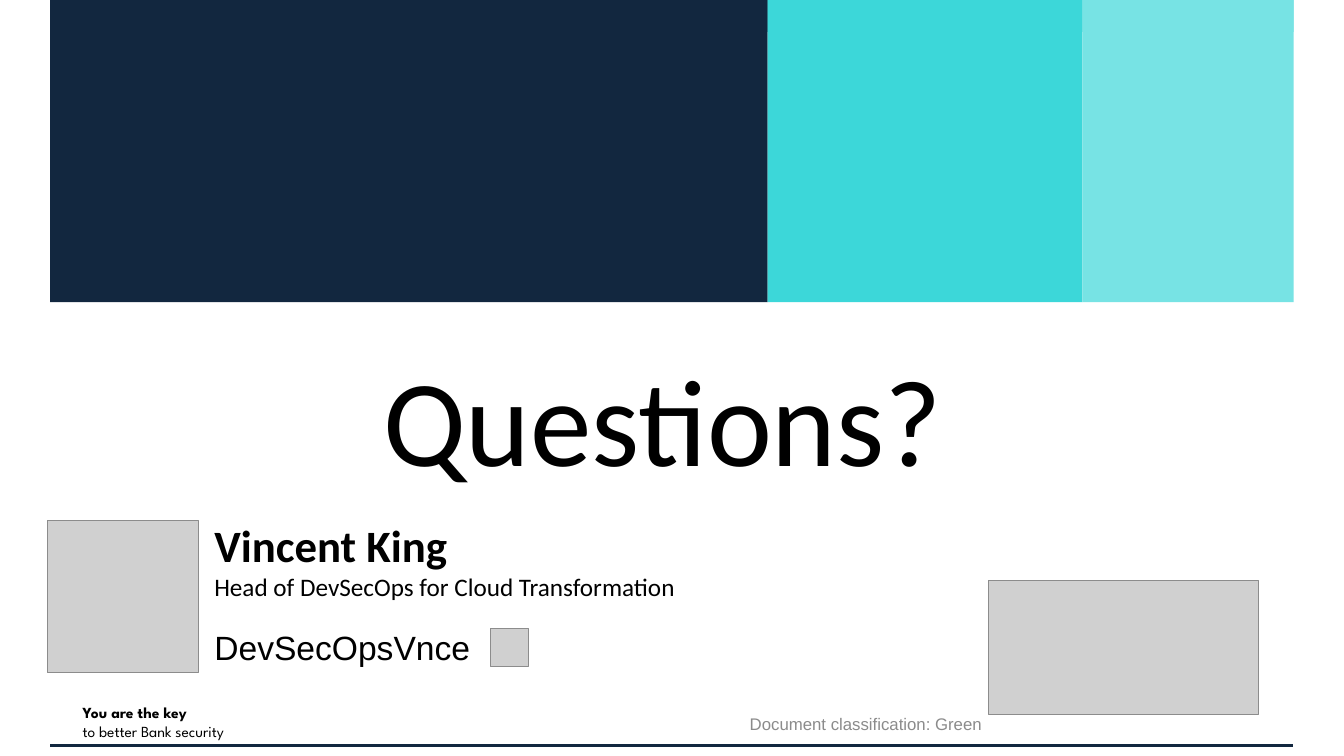
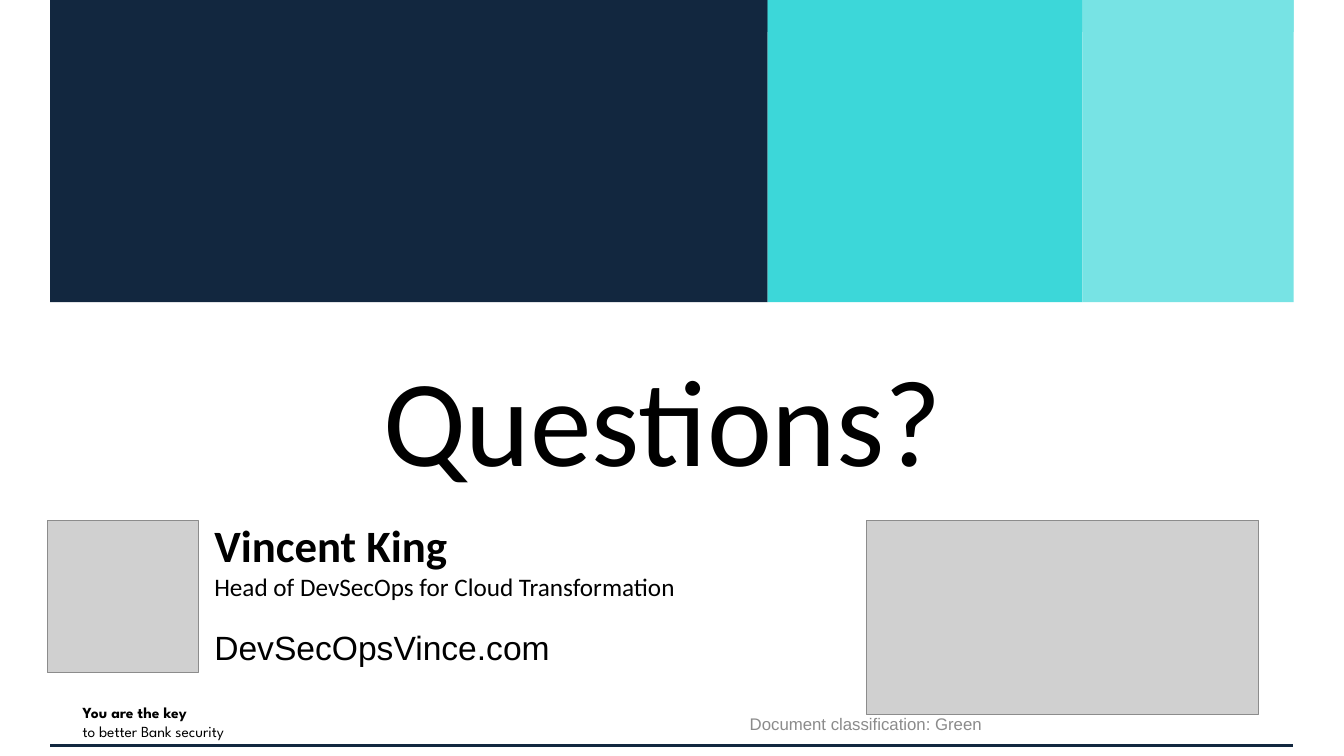
Before and after one commit to vincentjking/Presentations, a slide deck: slide 18 of 202301 - BCS/DevSecOps - The True Cost of Secure Transformation.pptx (slide 11 before the commit). Drawn at 1344x756 pixels with LibreOffice and Linux fonts; fonts in the diff are those of the drawing; grey boxes stand for pictures; background and template pictures are left out. Boxes give left, top, right and bottom in pixels: in the first picture for what was removed or moved away, otherwise in the second. Text is boxed around its words. In the diff, an @@ line names an element or a change of style, - is before the commit and + after.

Commit message:
Updated BCS presentation

```diff
--- a/202301 - BCS/DevSecOps - The True Cost of Secure Transformation.pptx
+++ b/202301 - BCS/DevSecOps - The True Cost of Secure Transformation.pptx
@@ picture: place and size @@
-picture at (989,581,1259,715)
+picture at (867,520,1259,714)
@@ picture removed at (490,628,528,666) @@
@@ text at (214,635,549,667): text changed @@
-DevSecOpsVnce
+DevSecOpsVince.com
```
Also in this commit, not shown: 3 other slides changed, 9 slides added, 3 slides removed.
